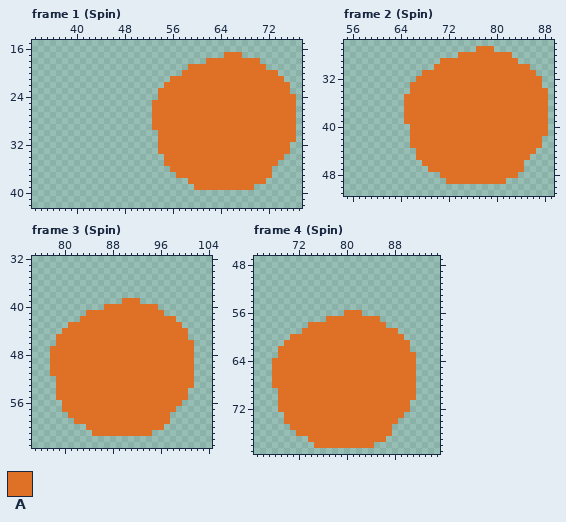
A pixel-art file gets an edit: examples/spinner.aseprite. Above, as it was before the edit.
128x128 pixels, 9 frames. Shown: frame 1 (Spin): x 33..77, y 15..42; frame 2 (Spin): x 55..89, y 26..51; frame 3 (Spin): x 75..104, y 32..63; frame 4 (Spin): x 65..95, y 47..79. The commit also changed other frames, which this record leaves out.
Palette (. is transparent): A #df7126
Pixels before, frame 1 (Spin), first column x 53:
17 ............AAA.........
18 .........AAAAAAAAA......
19 ......AAAAAAAAAAAAA.....
20 .....AAAAAAAAAAAAAAAA...
21 ...AAAAAAAAAAAAAAAAAAA..
22 ..AAAAAAAAAAAAAAAAAAAAA.
23 .AAAAAAAAAAAAAAAAAAAAAA.
24 .AAAAAAAAAAAAAAAAAAAAAAA
25 AAAAAAAAAAAAAAAAAAAAAAAA
26 AAAAAAAAAAAAAAAAAAAAAAAA
27 AAAAAAAAAAAAAAAAAAAAAAAA
28 AAAAAAAAAAAAAAAAAAAAAAAA
29 AAAAAAAAAAAAAAAAAAAAAAAA
30 .AAAAAAAAAAAAAAAAAAAAAAA
31 .AAAAAAAAAAAAAAAAAAAAAAA
32 .AAAAAAAAAAAAAAAAAAAAAA.
33 .AAAAAAAAAAAAAAAAAAAAAA.
34 ..AAAAAAAAAAAAAAAAAAAA..
35 ..AAAAAAAAAAAAAAAAAAA...
36 ...AAAAAAAAAAAAAAAAA....
37 ....AAAAAAAAAAAAAAAA....
38 ......AAAAAAAAAAAAA.....
39 .......AAAAAAAAAA.......
Pixels before, frame 2 (Spin), first column x 65:
27 ............AAA.........
28 .........AAAAAAAAA......
29 ......AAAAAAAAAAAAA.....
30 .....AAAAAAAAAAAAAAAA...
31 ...AAAAAAAAAAAAAAAAAAA..
32 ..AAAAAAAAAAAAAAAAAAAAA.
33 .AAAAAAAAAAAAAAAAAAAAAA.
34 .AAAAAAAAAAAAAAAAAAAAAAA
35 AAAAAAAAAAAAAAAAAAAAAAAA
36 AAAAAAAAAAAAAAAAAAAAAAAA
37 AAAAAAAAAAAAAAAAAAAAAAAA
38 AAAAAAAAAAAAAAAAAAAAAAAA
39 AAAAAAAAAAAAAAAAAAAAAAAA
40 .AAAAAAAAAAAAAAAAAAAAAAA
41 .AAAAAAAAAAAAAAAAAAAAAAA
42 .AAAAAAAAAAAAAAAAAAAAAA.
43 .AAAAAAAAAAAAAAAAAAAAAA.
44 ..AAAAAAAAAAAAAAAAAAAA..
45 ..AAAAAAAAAAAAAAAAAAA...
46 ...AAAAAAAAAAAAAAAAA....
47 ....AAAAAAAAAAAAAAAA....
48 ......AAAAAAAAAAAAA.....
49 .......AAAAAAAAAA.......
Pixels before, frame 3 (Spin), first column x 78:
39 ............AAA.........
40 .........AAAAAAAAA......
41 ......AAAAAAAAAAAAA.....
42 .....AAAAAAAAAAAAAAAA...
43 ...AAAAAAAAAAAAAAAAAAA..
44 ..AAAAAAAAAAAAAAAAAAAAA.
45 .AAAAAAAAAAAAAAAAAAAAAA.
46 .AAAAAAAAAAAAAAAAAAAAAAA
47 AAAAAAAAAAAAAAAAAAAAAAAA
48 AAAAAAAAAAAAAAAAAAAAAAAA
49 AAAAAAAAAAAAAAAAAAAAAAAA
50 AAAAAAAAAAAAAAAAAAAAAAAA
51 AAAAAAAAAAAAAAAAAAAAAAAA
52 .AAAAAAAAAAAAAAAAAAAAAAA
53 .AAAAAAAAAAAAAAAAAAAAAAA
54 .AAAAAAAAAAAAAAAAAAAAAA.
55 .AAAAAAAAAAAAAAAAAAAAAA.
56 ..AAAAAAAAAAAAAAAAAAAA..
57 ..AAAAAAAAAAAAAAAAAAA...
58 ...AAAAAAAAAAAAAAAAA....
59 ....AAAAAAAAAAAAAAAA....
60 ......AAAAAAAAAAAAA.....
61 .......AAAAAAAAAA.......
Pixels before, frame 4 (Spin), first column x 68:
56 ............AAA.........
57 .........AAAAAAAAA......
58 ......AAAAAAAAAAAAA.....
59 .....AAAAAAAAAAAAAAAA...
60 ...AAAAAAAAAAAAAAAAAAA..
61 ..AAAAAAAAAAAAAAAAAAAAA.
62 .AAAAAAAAAAAAAAAAAAAAAA.
63 .AAAAAAAAAAAAAAAAAAAAAAA
64 AAAAAAAAAAAAAAAAAAAAAAAA
65 AAAAAAAAAAAAAAAAAAAAAAAA
66 AAAAAAAAAAAAAAAAAAAAAAAA
67 AAAAAAAAAAAAAAAAAAAAAAAA
68 AAAAAAAAAAAAAAAAAAAAAAAA
69 .AAAAAAAAAAAAAAAAAAAAAAA
70 .AAAAAAAAAAAAAAAAAAAAAAA
71 .AAAAAAAAAAAAAAAAAAAAAA.
72 .AAAAAAAAAAAAAAAAAAAAAA.
73 ..AAAAAAAAAAAAAAAAAAAA..
74 ..AAAAAAAAAAAAAAAAAAA...
75 ...AAAAAAAAAAAAAAAAA....
76 ....AAAAAAAAAAAAAAAA....
77 ......AAAAAAAAAAAAA.....
78 .......AAAAAAAAAA.......
After:
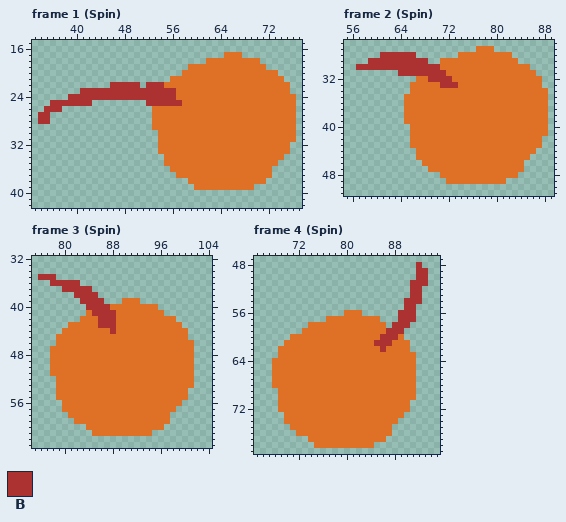
Colours new in this view: B #ac3232
From old to new:
{"where": "frame 1 (Spin)"}
{"frame":1,"y":22,"x":46,"old":".....","new":"BBBBB"}
{"frame":1,"y":22,"x":52,"old":"...","new":"BBB"}
{"frame":1,"y":23,"x":41,"old":".............AAA","new":"BBBBBBBBBBBBBBBB"}
{"frame":1,"y":24,"x":39,"old":"...............AAA","new":"BBBBBBBBBBBBBBBBBB"}
{"frame":1,"y":25,"x":36,"old":".......","new":"BBBBBBB"}
{"frame":1,"y":25,"x":52,"old":".AAAAA","new":"BBBBBB"}
{"frame":1,"y":26,"x":35,"old":"...","new":"BBB"}
{"frame":1,"y":27,"x":34,"old":"..","new":"BB"}
{"frame":1,"y":28,"x":34,"old":"..","new":"BB"}
{"where": "frame 2 (Spin)"}
{"frame":2,"y":28,"x":61,"old":"......","new":"BBBBBB"}
{"frame":2,"y":29,"x":59,"old":"..........","new":"BBBBBBBBBB"}
{"frame":2,"y":30,"x":57,"old":".............A","new":"BBBBBBBBBBBBBB"}
{"frame":2,"y":31,"x":64,"old":"....AAAA","new":"BBBBBBBB"}
{"frame":2,"y":32,"x":69,"old":"AAAA","new":"BBBB"}
{"frame":2,"y":33,"x":71,"old":"AAA","new":"BBB"}
{"where": "frame 3 (Spin)"}
{"frame":3,"y":35,"x":76,"old":"...","new":"BBB"}
{"frame":3,"y":36,"x":78,"old":".....","new":"BBBBB"}
{"frame":3,"y":37,"x":80,"old":".....","new":"BBBBB"}
{"frame":3,"y":38,"x":82,"old":"....","new":"BBBB"}
{"frame":3,"y":39,"x":83,"old":"....","new":"BBBB"}
{"frame":3,"y":40,"x":84,"old":"...A","new":"BBBB"}
{"frame":3,"y":41,"x":85,"old":"AAAA","new":"BBBB"}
{"frame":3,"y":42,"x":86,"old":"AAA","new":"BBB"}
{"frame":3,"y":43,"x":86,"old":"AAA","new":"BBB"}
{"frame":3,"y":44,"x":88,"old":"A","new":"B"}
{"where": "frame 4 (Spin)"}
{"frame":4,"y":48,"x":92,"old":".","new":"B"}
{"frame":4,"y":49,"x":92,"old":"..","new":"BB"}
{"frame":4,"y":50,"x":92,"old":"..","new":"BB"}
{"frame":4,"y":51,"x":91,"old":"...","new":"BBB"}
{"frame":4,"y":52,"x":91,"old":"..","new":"BB"}
{"frame":4,"y":53,"x":91,"old":"..","new":"BB"}
{"frame":4,"y":54,"x":90,"old":"...","new":"BBB"}
{"frame":4,"y":55,"x":90,"old":"..","new":"BB"}
{"frame":4,"y":56,"x":89,"old":"...","new":"BBB"}
{"frame":4,"y":57,"x":89,"old":"...","new":"BBB"}
{"frame":4,"y":58,"x":88,"old":"...","new":"BBB"}
{"frame":4,"y":59,"x":87,"old":"AA.","new":"BBB"}
{"frame":4,"y":60,"x":86,"old":"AAA","new":"BBB"}
{"frame":4,"y":61,"x":85,"old":"AAA","new":"BBB"}
{"frame":4,"y":62,"x":86,"old":"A","new":"B"}
